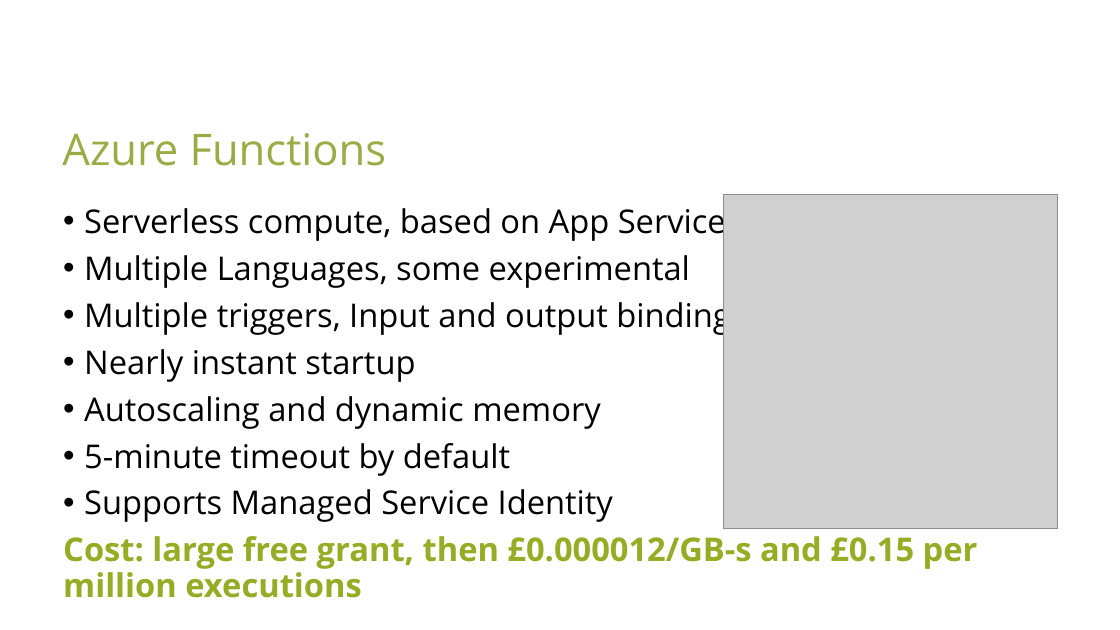
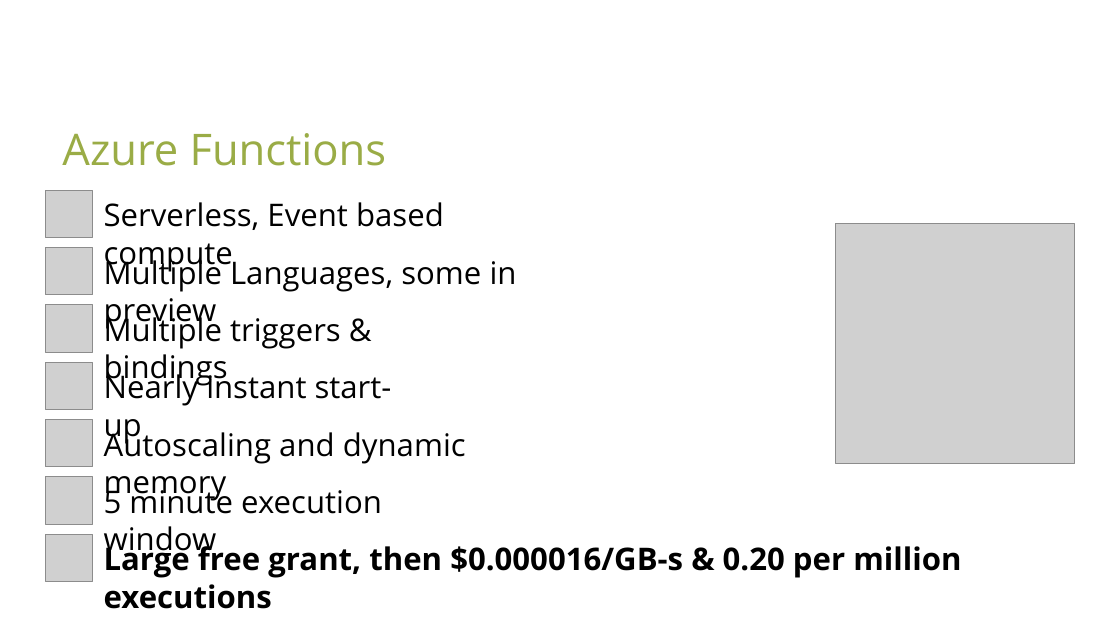
Before and after one commit to sam-cogan/sessions, a slide deck: slide 9 of sqlAgent/PASS-SQL19_PPT_Vorlage.pptx (slide 8 before the commit). Drawn at 1120x630 pixels with LibreOffice and Linux fonts; fonts in the diff are those of the drawing; grey boxes stand for pictures; background and template pictures are left out. Boxes give left, top, right and bottom in pixels: in the first picture for what was removed or moved away, otherwise in the second. Text is boxed around its words. In the diff, an @@ line names an element or a change of style, - is before the commit and + after.

```diff
--- a/sqlAgent/PASS-SQL19_PPT_Vorlage.pptx
+++ b/sqlAgent/PASS-SQL19_PPT_Vorlage.pptx
@@ picture added at (45,190,92,237) @@
@@ text removed at (63,202,978,569) @@
-• Serverless compute, based on App Service
-• Multiple Languages, some experimental
-• Multiple triggers, Input and output bindings
-• Nearly instant startup
-• Autoscaling and dynamic memory
-• 5-minute timeout by default
-• Supports Managed Service Identity
-Cost: large free grant, then £0.000012/GB-s and £0.15 per million executions
@@ text added at (104,202,444,272), 20 pt, text #000000 @@
+Serverless, Event based compute
@@ picture: place and size @@
-picture at (724,195,1057,529)
+picture at (836,224,1075,464)
@@ picture added at (45,248,92,295) @@
@@ text added at (104,255,517,329), 20 pt, text #000000 @@
+Multiple Languages, some in preview
@@ picture added at (45,305,92,352) @@
@@ text added at (104,312,341,387), 20 pt, text #000000 @@
+Multiple triggers & bindings
@@ picture added at (45,362,92,409) @@
@@ text added at (104,369,392,444), 20 pt, text #000000 @@
+Nearly instant start-up
@@ picture added at (45,420,92,467) @@
@@ text added at (104,427,466,501), 20 pt, text #000000 @@
+Autoscaling and dynamic memory
@@ picture added at (45,477,92,524) @@
@@ text added at (104,484,382,559), 20 pt, text #000000 @@
+5 minute execution window
@@ picture added at (45,534,92,581) @@
@@ text added at (104,541,961,578), 20 pt, text #000000, bold @@
+Large free grant, then $0.000016/GB-s & 0.20 per million executions
```
Also in this commit, not shown: 3 other slides changed, 1 slide added, 1 other file.
